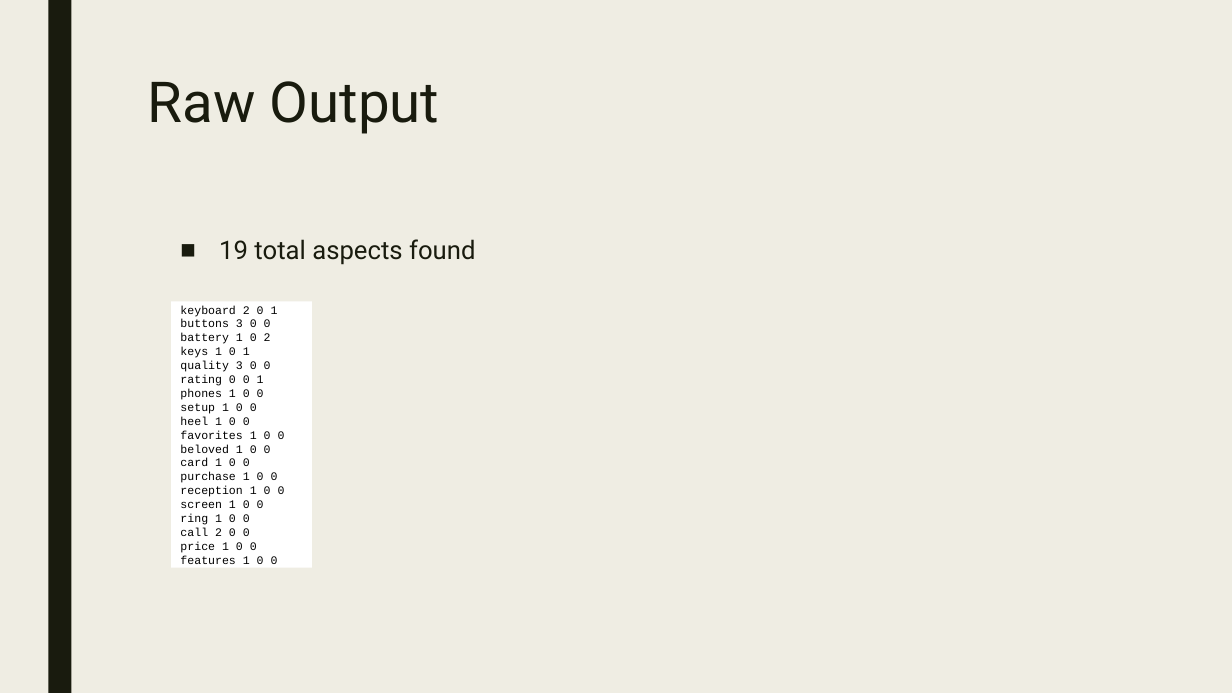
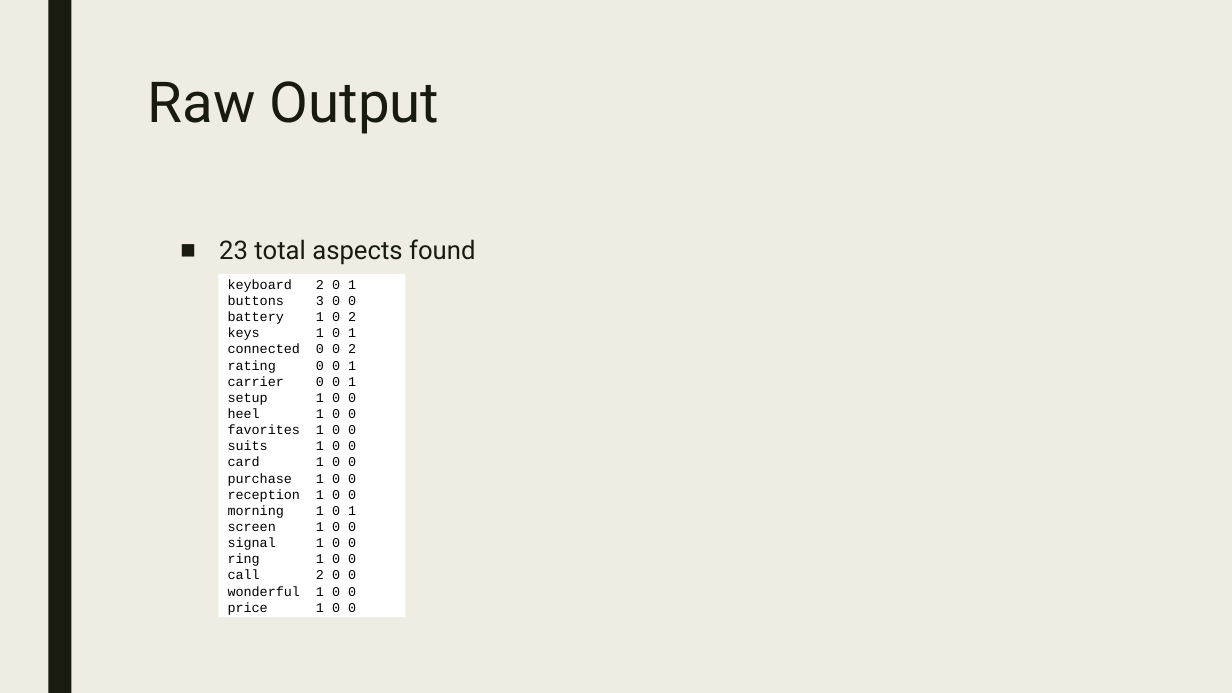
Before and after one commit to walker76-school/sentiment-analysis, a slide deck: slide 8 of presentation.pptx. Drawn at 1232x693 pixels with LibreOffice and Linux fonts; fonts in the diff are those of the drawing. Boxes give left, top, right and bottom in pixels: in the first picture for what was removed or moved away, otherwise in the second. Text is boxed around its words. In the diff, an @@ line names an element or a change of style, - is before the commit and + after.

```diff
--- a/presentation.pptx
+++ b/presentation.pptx
@@ text at (x1=219, y1=239, x2=475, y2=265): text changed @@
-■ 19 total aspects found
+■ 23 total aspects found
@@ text "keyboard 2 0 1" resized from (x1=171, y1=297, x2=311, y2=572) to (x1=218, y1=269, x2=405, y2=621) @@
@@ text at (x1=228, y1=279, x2=356, y2=612): text changed; size 9 to 10.5 pt @@
-keyboard 2 0 1
-buttons 3 0 0
-battery 1 0 2
-keys 1 0 1
-quality 3 0 0
-rating 0 0 1
-phones 1 0 0
-setup 1 0 0
-heel 1 0 0
-favorites 1 0 0
-beloved 1 0 0
-card 1 0 0
-purchase 1 0 0
-reception 1 0 0
-screen 1 0 0
-ring 1 0 0
-call 2 0 0
-price 1 0 0
-features 1 0 0
+keyboard 2 0 1
+buttons 3 0 0
+battery 1 0 2
+keys 1 0 1
+connected 0 0 2
+rating 0 0 1
+carrier 0 0 1
+setup 1 0 0
+heel 1 0 0
+favorites 1 0 0
+suits 1 0 0
+card 1 0 0
+purchase 1 0 0
+reception 1 0 0
+morning 1 0 1
+screen 1 0 0
+signal 1 0 0
+ring 1 0 0
+call 2 0 0
+wonderful 1 0 0
+price 1 0 0
```
Also in this commit, not shown: 2 other slides changed, 1 slide added, 32 other files.
